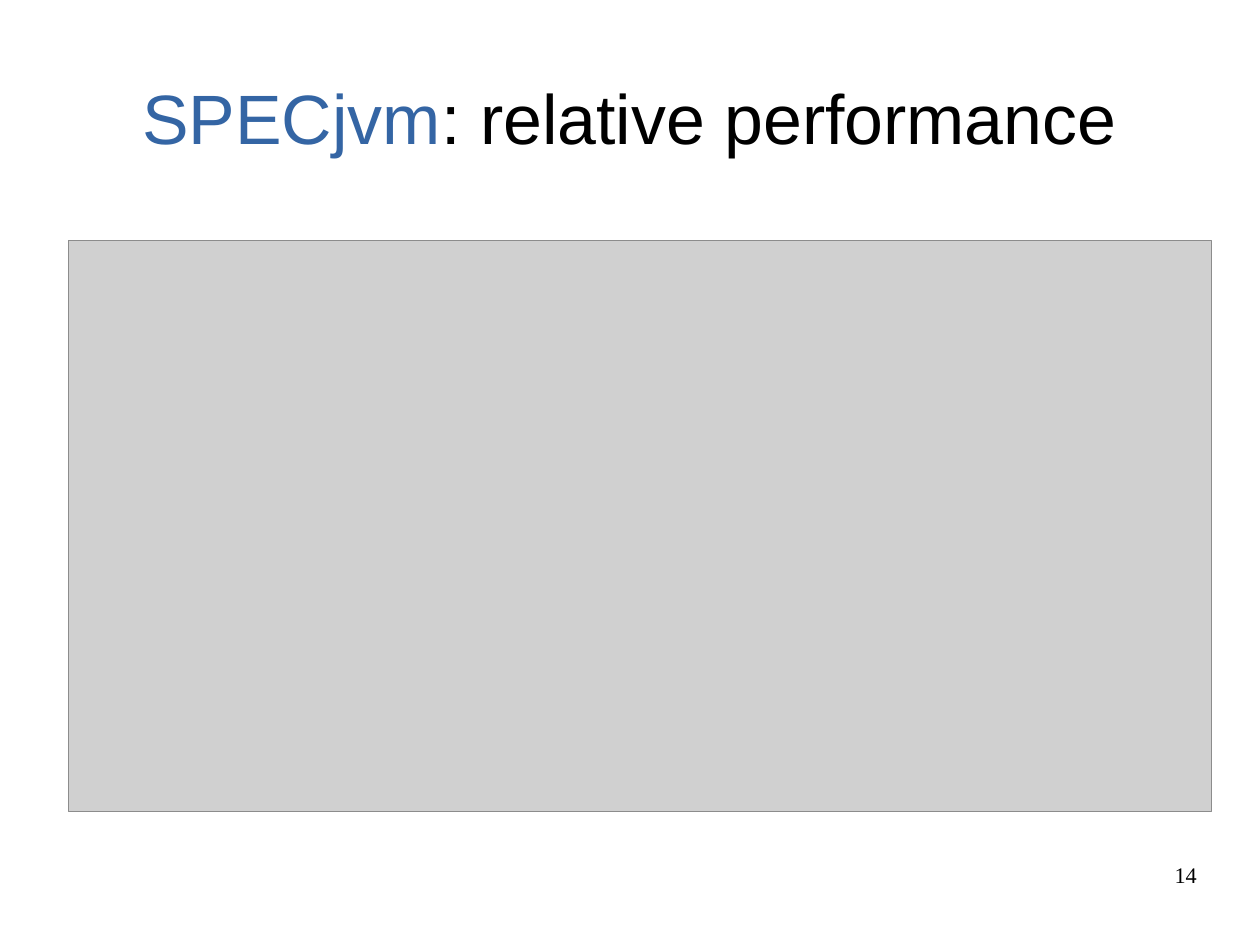
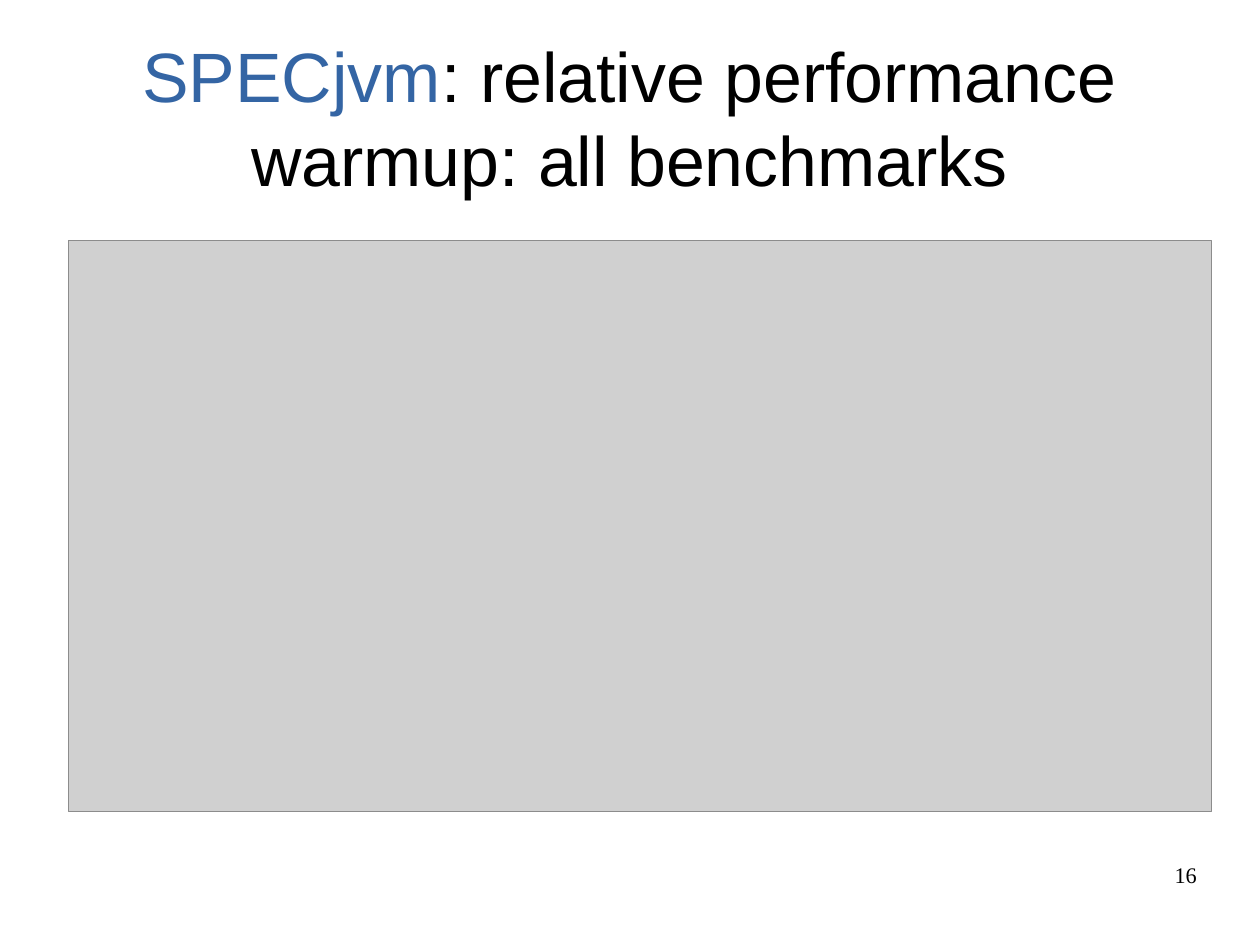
Before and after one commit to mohlerm/hotspot, a slide deck: slide 16 of presentation/profile_caching_mohlerm_presentation.odp (slide 14 before the commit). Drawn at 1260x945 pixels with LibreOffice and Linux fonts; fonts in the diff are those of the drawing; grey boxes stand for pictures. Boxes give left, top, right and bottom in pixels: in the first picture for what was removed or moved away, otherwise in the second. Text is boxed around its words. In the diff, an @@ line names an element or a change of style, - is before the commit and + after.

```diff
--- a/presentation/profile_caching_mohlerm_presentation.odp
+++ b/presentation/profile_caching_mohlerm_presentation.odp
@@ title at box(142, 51, 1116, 199): text changed @@
-SPECjvm: relative performance
+SPECjvm: relative performance
+warmup: all benchmarks
@@ page number at box(1175, 868, 1197, 884): text changed @@
-14
+16
```
Also in this commit, not shown: 3 other slides changed, 2 slides added, 3 other files.
